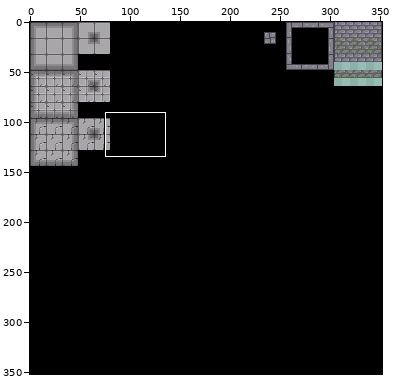
Sprite sheet -- Assets/Sprites/1st Floor Tiles.png. The picture above shows the old version from afar; the outline marks the close-up.
Close-up. Before the edit:
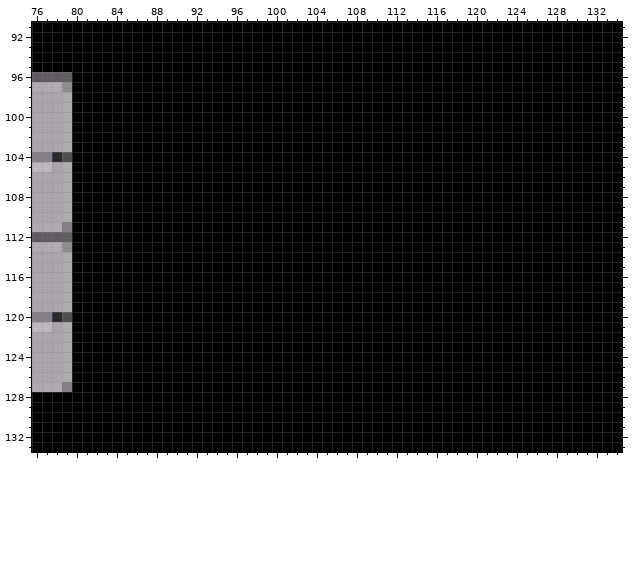
The file is 352x352 pixels. Colours within 5 levels of each other are drawn and written as one. Shown: x 76..134, y 91..133. The commit also changed other parts of the picture, which this record leaves out.
After the commit:
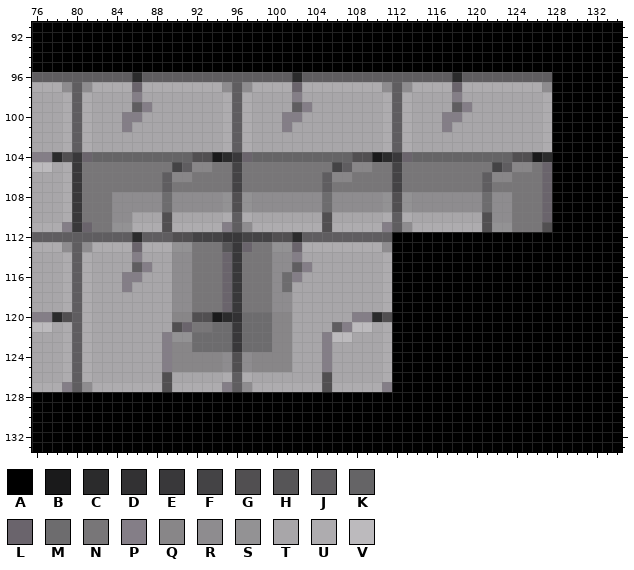
Palette (. is transparent): A #000000  B #1a1a1b  C #2b2b2c  D #323133  E #39383a  F #444345  G #514f51  H #565557  J #5f5d60  K #656466  L #6a646c  M #6d6c6e  N #787678  P #847e87  Q #888688  R #8e8c8f  S #939294  T #a8a6a9  U #aeacaf  V #bcbabd
Change:
Changed rows in their new state; - is an unchanged pixel.
first column x 80:
 96 JJJJJJCJJJJJJJJJJJJJJJCJJJJJJJJJJJJJJJCJJJJJJJJJ
 97 JRUUUULUUUUUUUURJRUUUULUUUUUUUURJRUUUULUUUUUUUUR
 98 JUTTTTPTTTTTTTTUJUTTTTPTTTTTTTTUJUTTTTPTTTTTTTTU
 99 JUTTTTJPTTTTTTTUJUTTTTJPTTTTTTTUJUTTTTJPTTTTTTTU
100 JUTTTPPTTTTTTTTUJUTTTPPTTTTTTTTUJUTTTPPTTTTTTTTU
101 JUTTTPTTTTTTTTTUJUTTTPTTTTTTTTTUJUTTTPTTTTTTTTTU
102 JUTTTTTTTTTTTTTUJUTTTTTTTTTTTTTUJUTTTTTTTTTTTTTU
103 JUTTTTTTTTTTTTTUJUTTTTTTTTTTTTTUJUTTTTTTTTTTTTTU
104 ELKKKKKKKKKKGGBCELKKKKKKKKKKGGBCELKKKKKKKKKKGGBC
105 ENNNNNNNNNFJQQNNFNNNNNNNNNFJQQNNFNNNNNNNNNFJQQNL
106 ENNNNNNNNJQQNNNNFNNNNNNNNJQQNNNNFNNNNNNNNJQQNNNL
107 ENNNNNNNNJNNNNNNFNNNNNNNNJNNNNNNFNNNNNNNNJNNNNNL
108 ENNNRRRRRMRRRRRSGSRRRRRRRMRRRRRSGSRRRRRRRMRRNNNL
109 ENNNRRRRRMRRRRRSGSRRRRRRRMRRRRRSGSRRRRRRRMRRNNNL
110 ENNNRRTTTGTTTTTUJUTTTTTTTGTTTTTUJUTTTTTTTGRRNNNL
111 ELNNSSUUUGUUUUUPJRUUUUUUUGUUUUUPJRUUUUUUUGSSNNNG
112 JJJJJJCJJJGGFFFEEFFFGGCJJJJJJJJJ----------------
113 JRUUUULUUUSSNNNHELNNSSLUUUUUUUUR----------------
114 JUTTTTPTTTRRNNNLENNNRRPTTTTTTTTU----------------
115 JUTTTTJPTTRRNNNLENNNRRJPTTTTTTTU----------------
116 JUTTTPPTTTRRNNNLENNNRMPTTTTTTTTU----------------
117 JUTTTPTTTTRRNNNLENNNRMTTTTTTTTTU----------------
118 JUTTTTTTTTRRNNNLENNNRRTTTTTTTTTU----------------
119 JUTTTTTTTTRRNNNLENNNRRTTTTTTTTTU----------------
120 JUTTTTTTTTQQGGBCDMMMQQTTTTTTPPCG----------------
121 JUTTTTTTTTGLNNMMEMMMQQTTTTJPVVTU----------------
122 JUTTTTTTTPSSMMMMEMMMQQTTTPVVTTTU----------------
123 JUTTTTTTTPQQMMMMEMMMQQTTTPTTTTTU----------------
124 JUTTTTTTTPQQQQQRGRQQQQTTTPTTTTTU----------------
125 JUTTTTTTTPQQQQQRGRQQQQTTTPTTTTTU----------------
126 JUTTTTTTTGTTTTTUJUTTTTTTTGTTTTTU----------------
127 JRUUUUUUUGUUUUUPJRUUUUUUUGUUUUUP----------------
Changed places in both close-ups, as pixel boxes (x1, y1, x2, y2):
changed: (72, 72, 552, 392)
